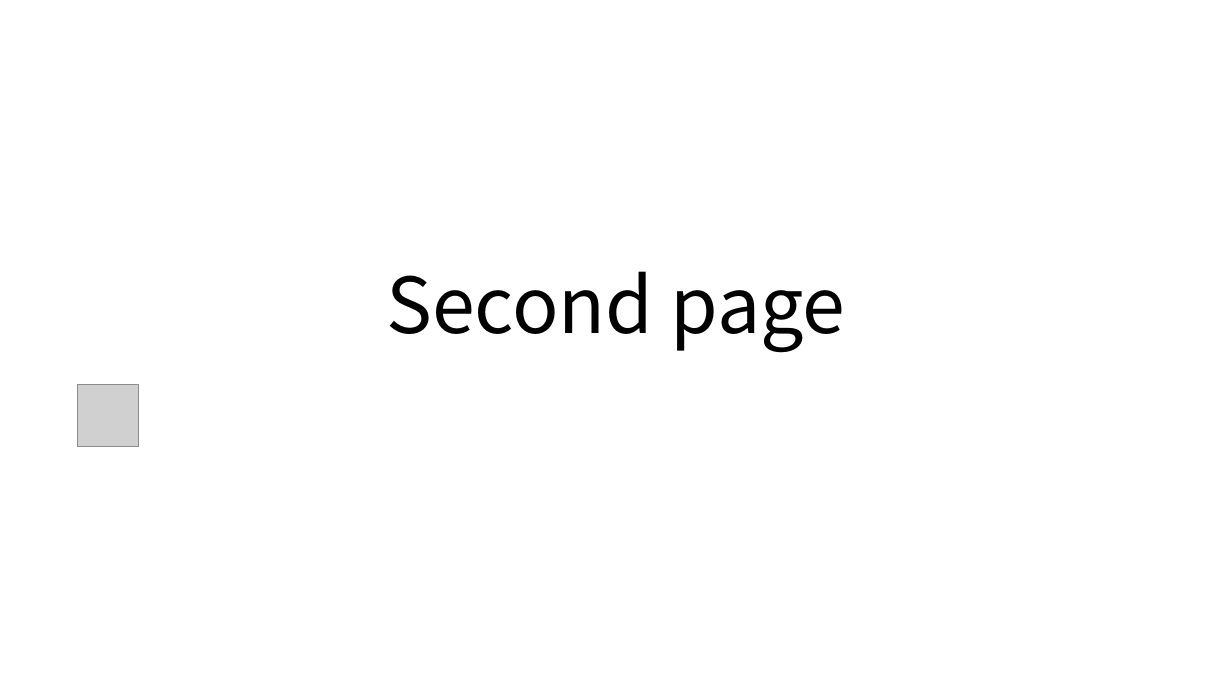
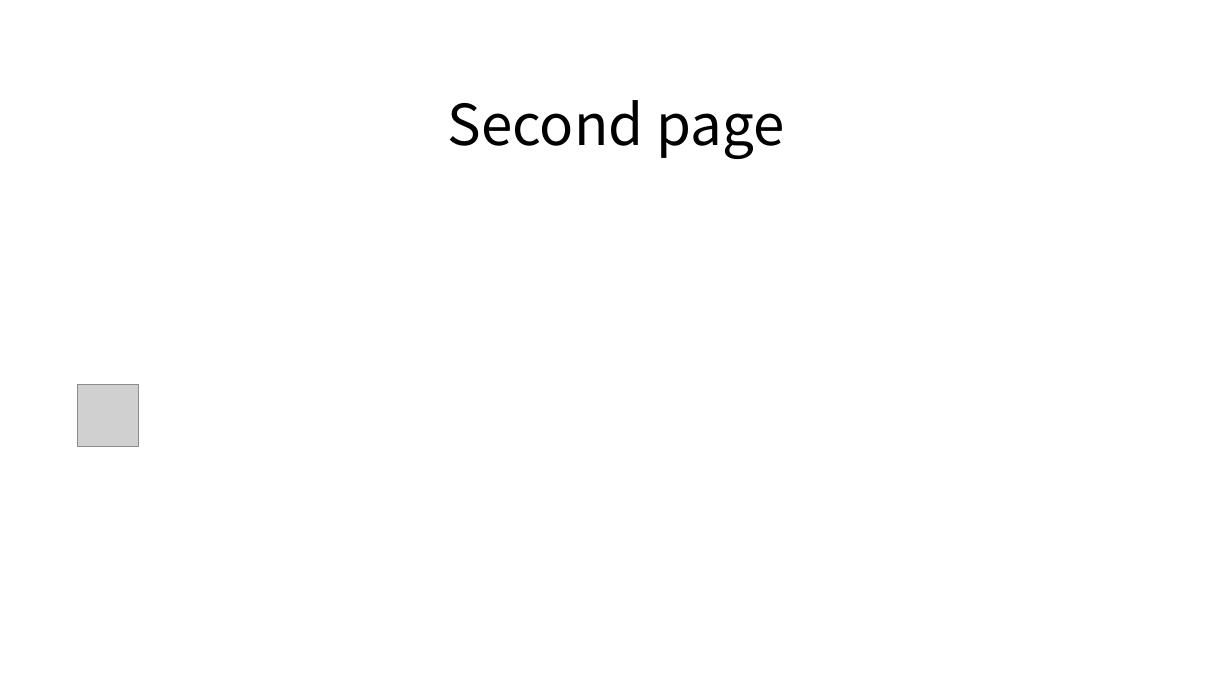
Before and after one commit to yjdyamv/some-office, a slide deck: slide 2 of samples/written-picture.ppt. Drawn at 1232x693 pixels with LibreOffice and Linux fonts; fonts in the diff are those of the drawing; grey boxes stand for pictures. Boxes give left, top, right and bottom in pixels: in the first picture for what was removed or moved away, otherwise in the second. Text is boxed around its words. In the diff, an @@ line names an element or a change of style, - is before the commit and + after.

```diff
--- a/samples/written-picture.ppt
+++ b/samples/written-picture.ppt
@@ title "Second page": place and size @@
-title "Second page" at <box>386,271,846,353</box>
+title "Second page" at <box>448,100,784,159</box>
@@ title "Second page" at <box>448,100,784,159</box>: size 60 to 44 pt; vertical alignment bottom to top @@
```
Also in this commit, not shown: 1 other slide changed, 6 other files.
